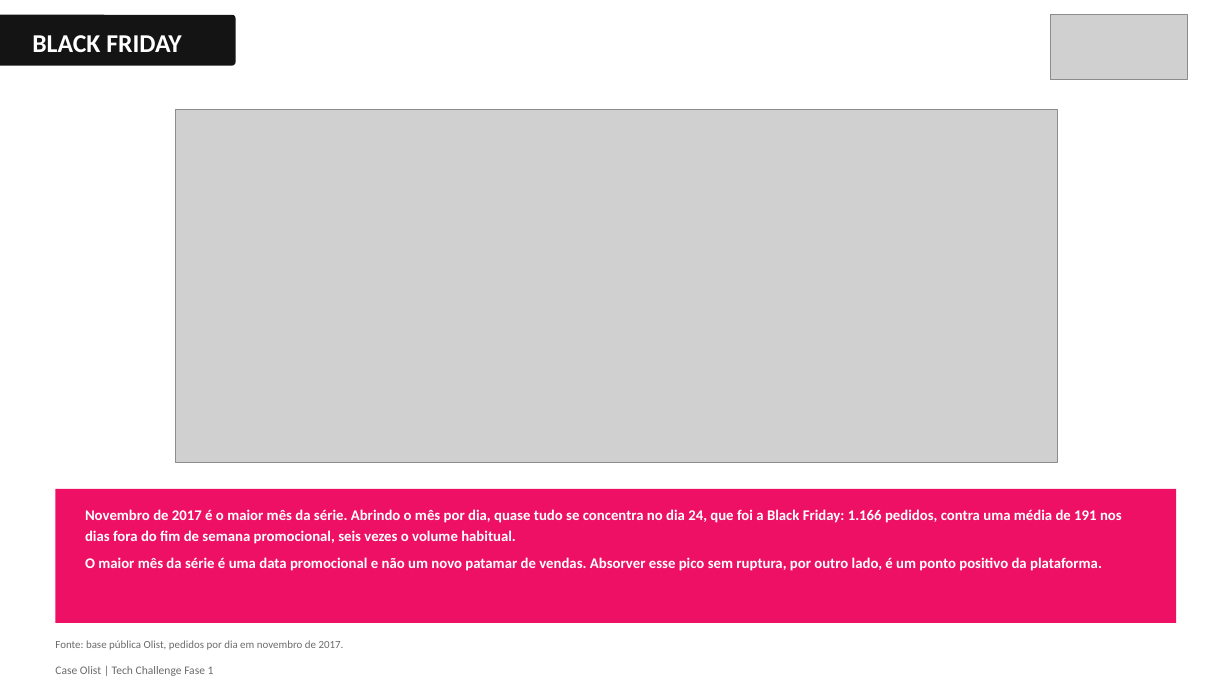
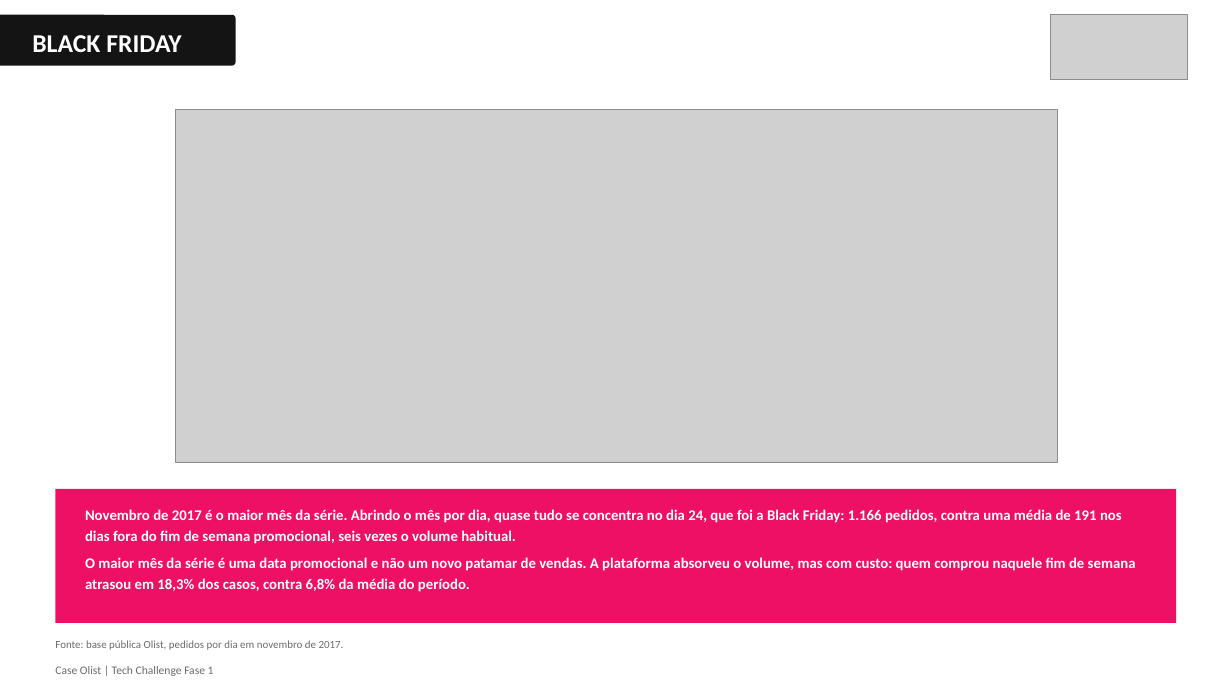
Before and after one commit to evanioac-web/tech-challenge-fase1-olist, a slide deck: slide 7 of reports/apresentacao_crescimento_receita.pptx. Drawn at 1232x693 pixels with LibreOffice and Linux fonts; fonts in the diff are those of the drawing; grey boxes stand for pictures. Boxes give left, top, right and bottom in pixels: in the first picture for what was removed or moved away, otherwise in the second. Text is boxed around its words. In the diff, an @@ line names an element or a change of style, - is before the commit and + after.

Commit message:
Corrige o uso de agosto de 2018, a afirmacao sobre a Black Friday e os pontos da revisao tecnica

```diff
--- a/reports/apresentacao_crescimento_receita.pptx
+++ b/reports/apresentacao_crescimento_receita.pptx
@@ text at (85, 557, 1136, 592): text changed @@
-O maior mês da série é uma data promocional e não um novo patamar de vendas. Absorver esse pico sem ruptura, por outro lado, é um ponto positivo da plataforma.
+O maior mês da série é uma data promocional e não um novo patamar de vendas. A plataforma absorveu o volume, mas com custo: quem comprou naquele fim de semana atrasou em 18,3% dos casos, contra 6,8% da média do período.
```
Also in this commit, not shown: 6 other slides changed, 9 other files.
